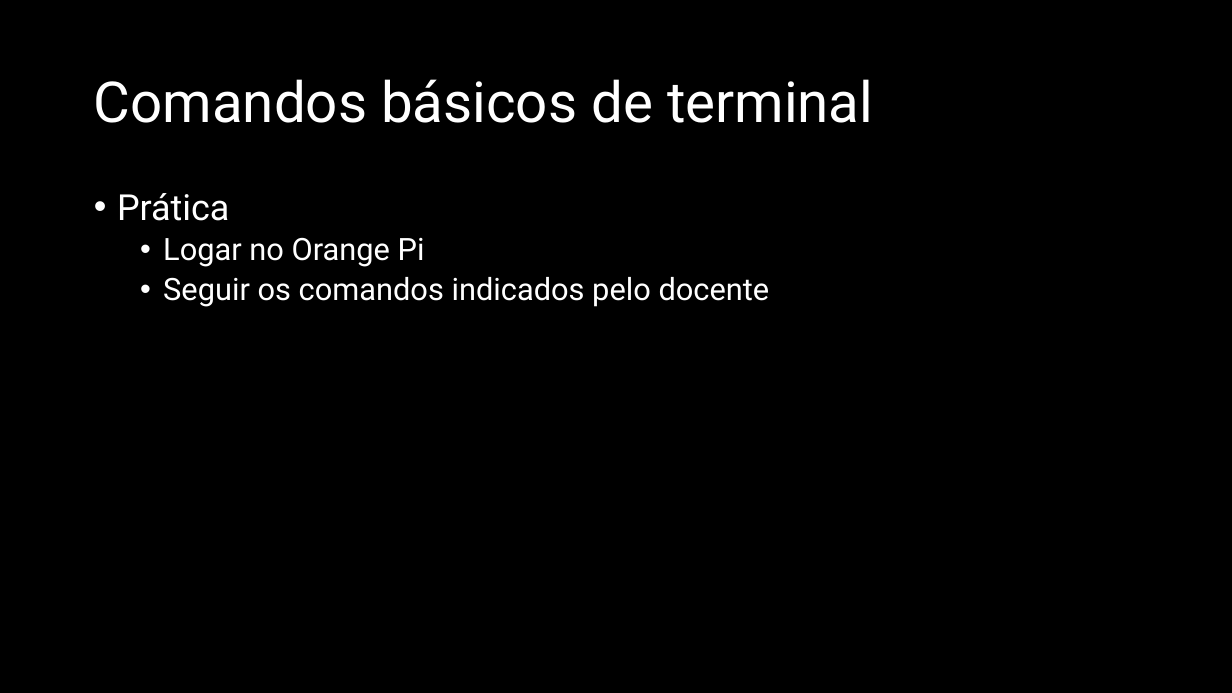
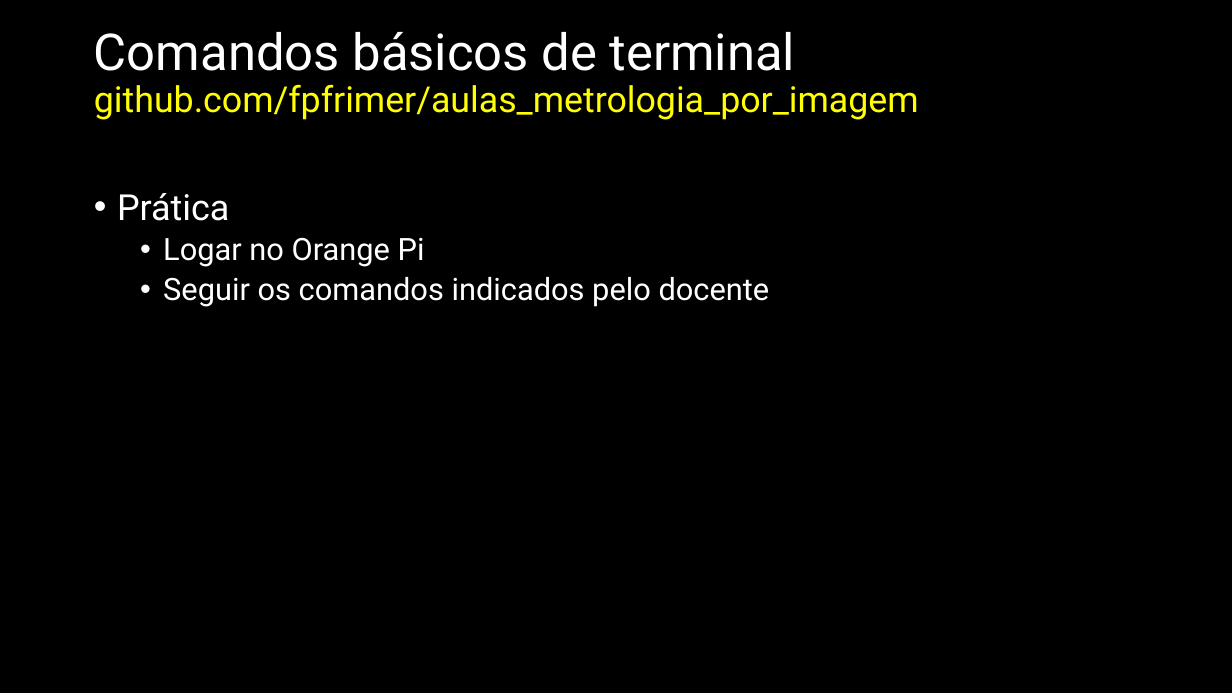
Before and after one commit to fpfrimer/aulas_metrologia_por_imagem, a slide deck: slide 21 of 001_apresentacao_dia1.pptx. Drawn at 1232x693 pixels with LibreOffice and Linux fonts; fonts in the diff are those of the drawing. Boxes give left, top, right and bottom in pixels: in the first picture for what was removed or moved away, otherwise in the second. Text is boxed around its words. In the diff, an @@ line names an element or a change of style, - is before the commit and + after.

```diff
--- a/001_apresentacao_dia1.pptx
+++ b/001_apresentacao_dia1.pptx
@@ title at <box>94,32,919,120</box>: text changed; size 44 to 27.9 pt; text colour #FFFFFF to #FFFF00 @@
-Comandos básicos de terminal
+Comandos básicos de terminal
+github.com/fpfrimer/aulas_metrologia_por_imagem
```
Also in this commit, not shown: 1 other slide changed.
